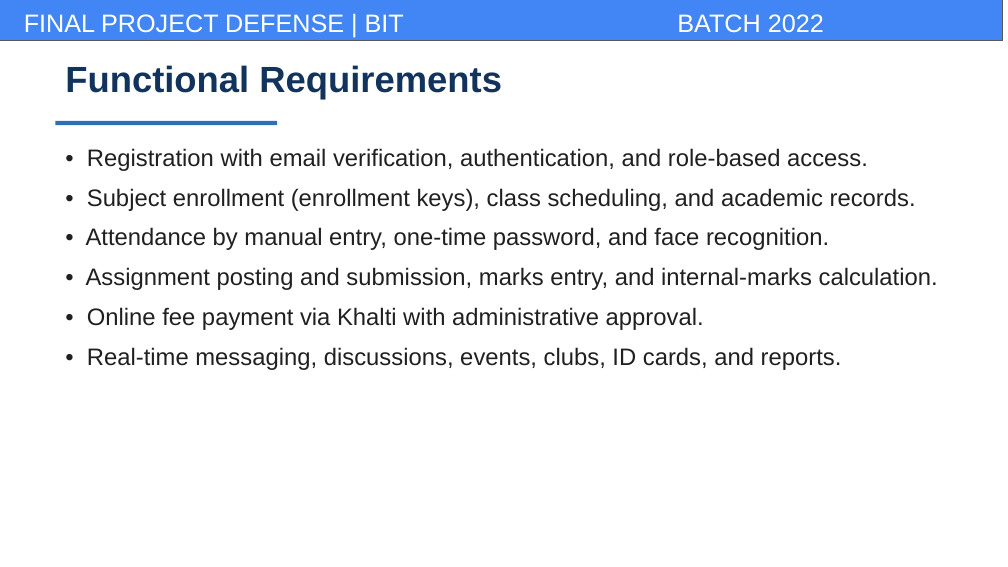
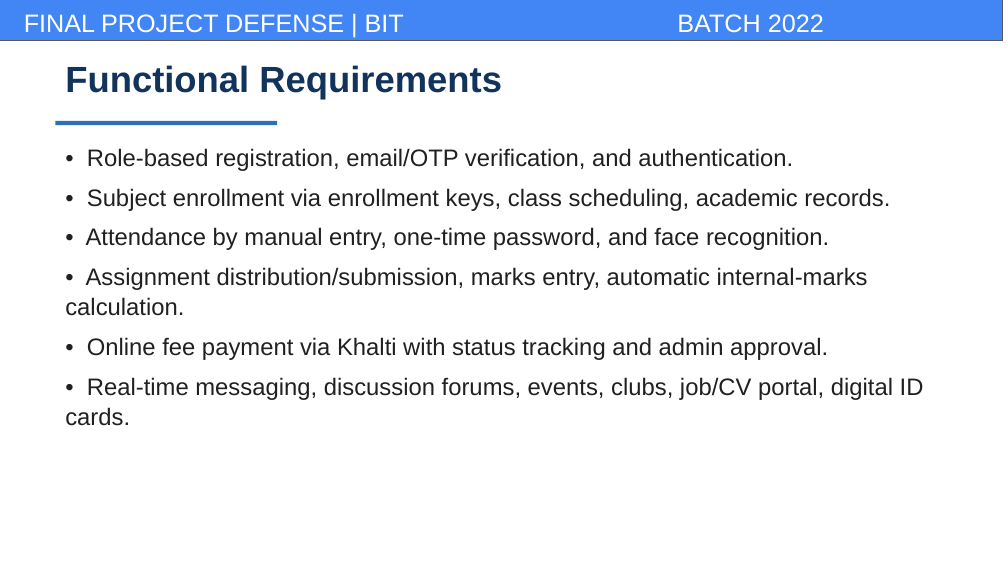
Before and after one commit to BhupendraMalla/CampuseEase, a slide deck: slide 5 of docs/report/campusease_presentation.pptx. Drawn at 1008x567 pixels with LibreOffice and Linux fonts; fonts in the diff are those of the drawing; background and template pictures are left out. Boxes give left, top, right and bottom in pixels: in the first picture for what was removed or moved away, otherwise in the second. Text is boxed around its words. In the diff, an @@ line names an element or a change of style, - is before the commit and + after.

```diff
--- a/docs/report/campusease_presentation.pptx
+++ b/docs/report/campusease_presentation.pptx
@@ text at bbox=[87, 148, 890, 211]: text changed @@
-• Registration with email verification, authentication, and role-based access.
-• Subject enrollment (enrollment keys), class scheduling, and academic records.
+• Role-based registration, email/OTP verification, and authentication.
+• Subject enrollment via enrollment keys, class scheduling, academic records.
@@ text at bbox=[65, 267, 924, 426]: text changed @@
-• Assignment posting and submission, marks entry, and internal-marks calculation.
-• Online fee payment via Khalti with administrative approval.
-• Real-time messaging, discussions, events, clubs, ID cards, and reports.
+• Assignment distribution/submission, marks entry, automatic internal-marks calculation.
+• Online fee payment via Khalti with status tracking and admin approval.
+• Real-time messaging, discussion forums, events, clubs, job/CV portal, digital ID cards.
```
Also in this commit, not shown: 9 other slides changed, 4 slides added, 5 slides removed, 2 other files.
